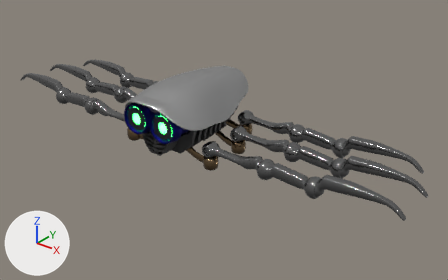
Renders of the glTF model glb/aranha_pernalonga.glb from each side of a commit.
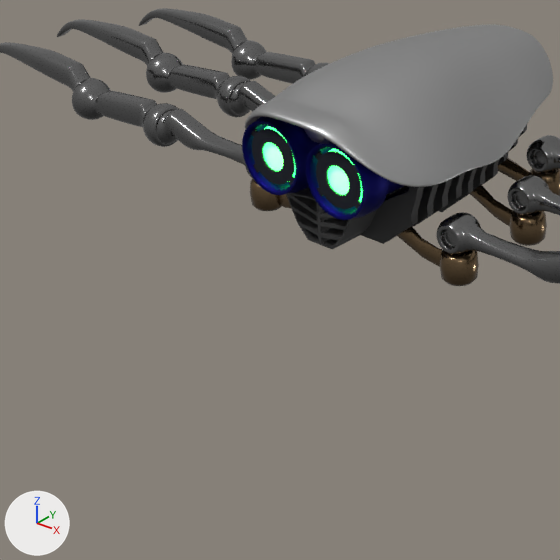
There are two pictures of each version: one whole from a 50 mm camera at (20.76, -23.19, 15.78) aimed at (2.09, 0.15, 1.31), one close up on the part from 6% to 56% of the width and 20% to 100% of the height. The axes (+X, +Y, +Z) are drawn at lower left. The lights are the same throughout. The first two pictures are the older version. Vertices at exactly the same position are counted once.

Objects in the first close-up: 'Arainha_Pernas_longo_div:Layer1', 'Arainha_Pernas_longo_div:Layer2_(1)', 'Arainha_Pernas_longo_div:Layer2_(2)', 'Arainha_Pernas_longo_div:Layer2_(3)', 'Arainha_Pernas_longo_div:Layer2_(4)', 'Arainha_Pernas_longo_div:Layer2_(5)', 'Arainha_Pernas_longo_div:Layer3_(4)', 'Arainha_Pernas_longo_div:Layer3_(5)', 'Arainha_Pernas_longo_div:Layer3_(6)', 'Arainha_Pernas_longo_div:Layer4_(4)', 'Arainha_Pernas_longo_div:Layer4_(5)', 'Arainha_Pernas_longo_div:Layer4_(6)'.
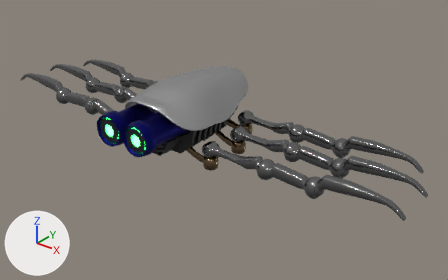
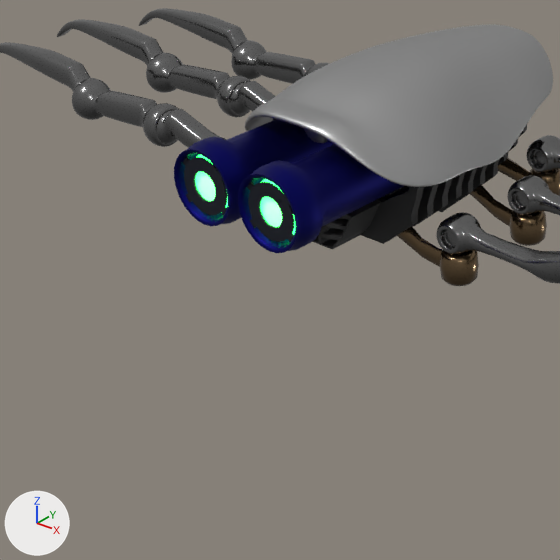
The newer file adds a shape key; the second version is drawn at full value of the shape key 'OLHOS' of 'Arainha_Pernas_longo_div:Layer1', and the change is written as the vertex moves it makes.

Diff of the bpy script that builds the scene:
```diff
--- a/glb/aranha_pernalonga.glb.py
+++ b/glb/aranha_pernalonga.glb.py
@@ me_mesh @@
 # used by ob_arainha_pernas_longo_div_layer1; parent = ob_basegeral; location = (0.0, 102.4, 0.0)
-me_mesh.from_pydata(...)  # 11338 vertices, 22548 faces; spans x -317.0..317.0, y -35.0..354.0, z -378.0..363.0
+me_mesh.from_pydata(...)  # 11338 vertices, 22548 faces; spans x -317.0..317.0, y -35.0..354.0, z -378.0..520.0
+# me_mesh part 1: the loose piece of 252 vertices spanning x 31.0..153.0, y 125.0..249.0, z 291.0..323.0 is moved by (0.0, 0.0, 183.0)
+# me_mesh part 2: the loose piece of 252 vertices spanning x -153.0..-31.0, y 125.0..249.0, z 291.0..323.0 is moved by (0.0, 0.0, 183.0)
+# me_mesh part 3: the loose piece of 112 vertices spanning x 32.0..152.0, y 127.0..247.0, z 324.0..329.0 is moved by (0.0, 0.0, 183.0)
+# me_mesh part 4: the loose piece of 112 vertices spanning x -152.0..-32.0, y 127.0..247.0, z 324.0..329.0 is moved by (0.0, 0.0, 183.0)
+# me_mesh part 5: 384 of the vertices in x -178.0..178.0, y 101.0..273.0, z 250.0..337.0 are moved by (0.0, 0.0, 183.0)
 me_mesh.materials.append(mat_tubos_internos)
```

Pixel boxes [x1, y1, x2, y2] of what changed, in the close-ups (560 x 560 px; the box of a moved part takes in the faces that stretch with it):
'Arainha_Pernas_longo_div:Layer1', reshaped
    before: [242, 24, 560, 286]
    after: [174, 24, 560, 286]
part 1 of me_mesh, moved or reshaped
    before: [327, 149, 363, 202]
    after: [260, 179, 295, 235]
part 2 of me_mesh, moved or reshaped
    before: [263, 126, 296, 177]
    after: [195, 154, 228, 208]
part 3 of me_mesh, moved or reshaped
    before: [315, 151, 361, 210]
    after: [247, 182, 294, 242]
part 4 of me_mesh, moved or reshaped
    before: [251, 128, 295, 185]
    after: [183, 157, 227, 216]
part 5 of me_mesh, moved or reshaped
    before: [242, 116, 405, 220]
    after: [174, 119, 405, 253]
